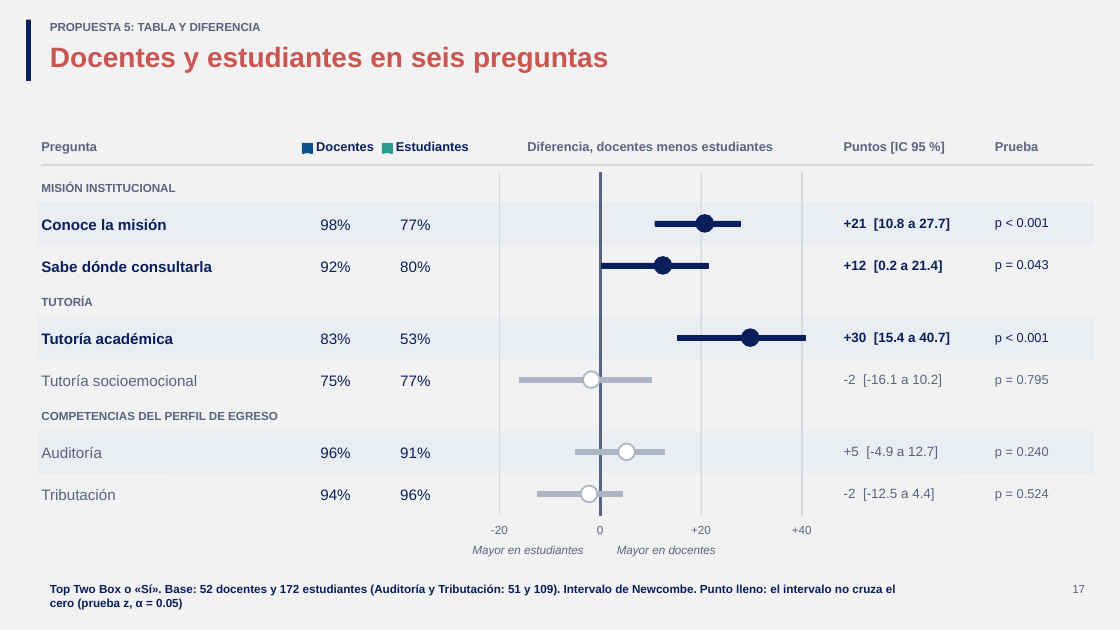
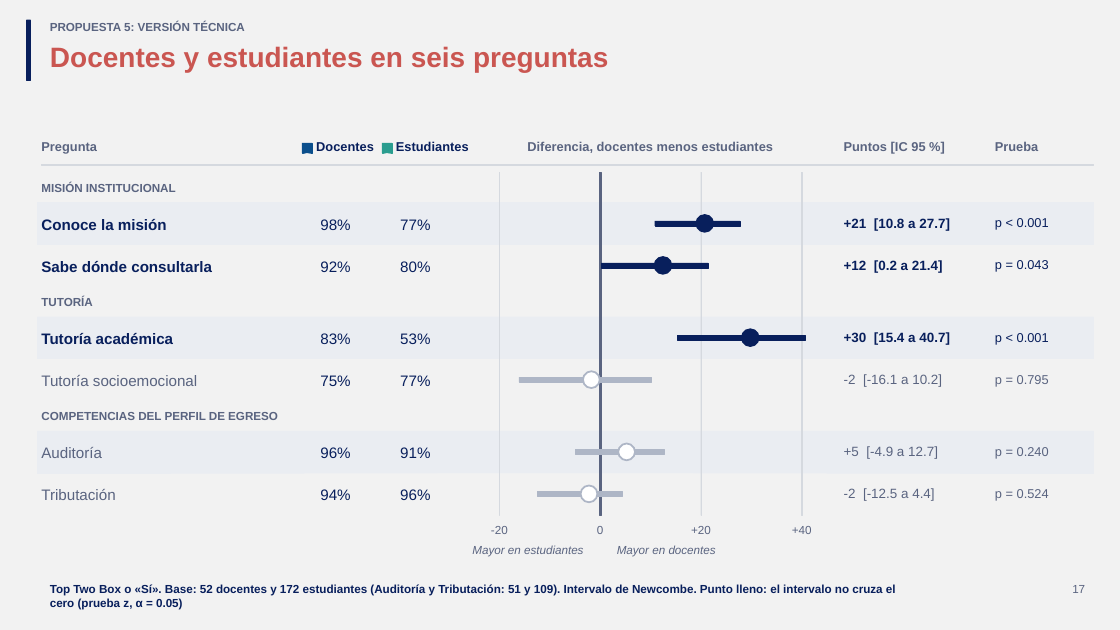
Before and after one commit to GonzaloAlmendariz/prosecnur-app, a slide deck: slide 17 of docs/qa/motor-ppt-2026-10-06/4-recetario/propuestas-rescatables.pptx. Drawn at 1120x630 pixels with LibreOffice and Linux fonts; fonts in the diff are those of the drawing; background and template pictures are left out. Boxes give left, top, right and bottom in pixels: in the first picture for what was removed or moved away, otherwise in the second. Text is boxed around its words. In the diff, an @@ line names an element or a change of style, - is before the commit and + after.

```diff
--- a/docs/qa/motor-ppt-2026-10-06/4-recetario/propuestas-rescatables.pptx
+++ b/docs/qa/motor-ppt-2026-10-06/4-recetario/propuestas-rescatables.pptx
@@ text at bbox=[50, 22, 245, 31]: text changed @@
-PROPUESTA 5: TABLA Y DIFERENCIA
+PROPUESTA 5: VERSIÓN TÉCNICA
```
Also in this commit, not shown: 2 other slides changed, 2 slides added, 2 other files.
